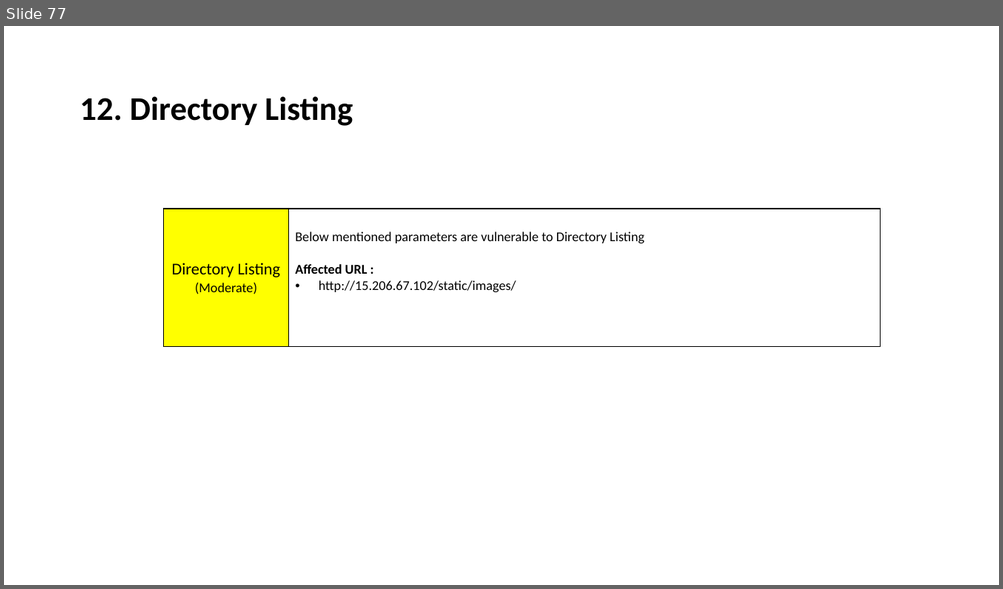
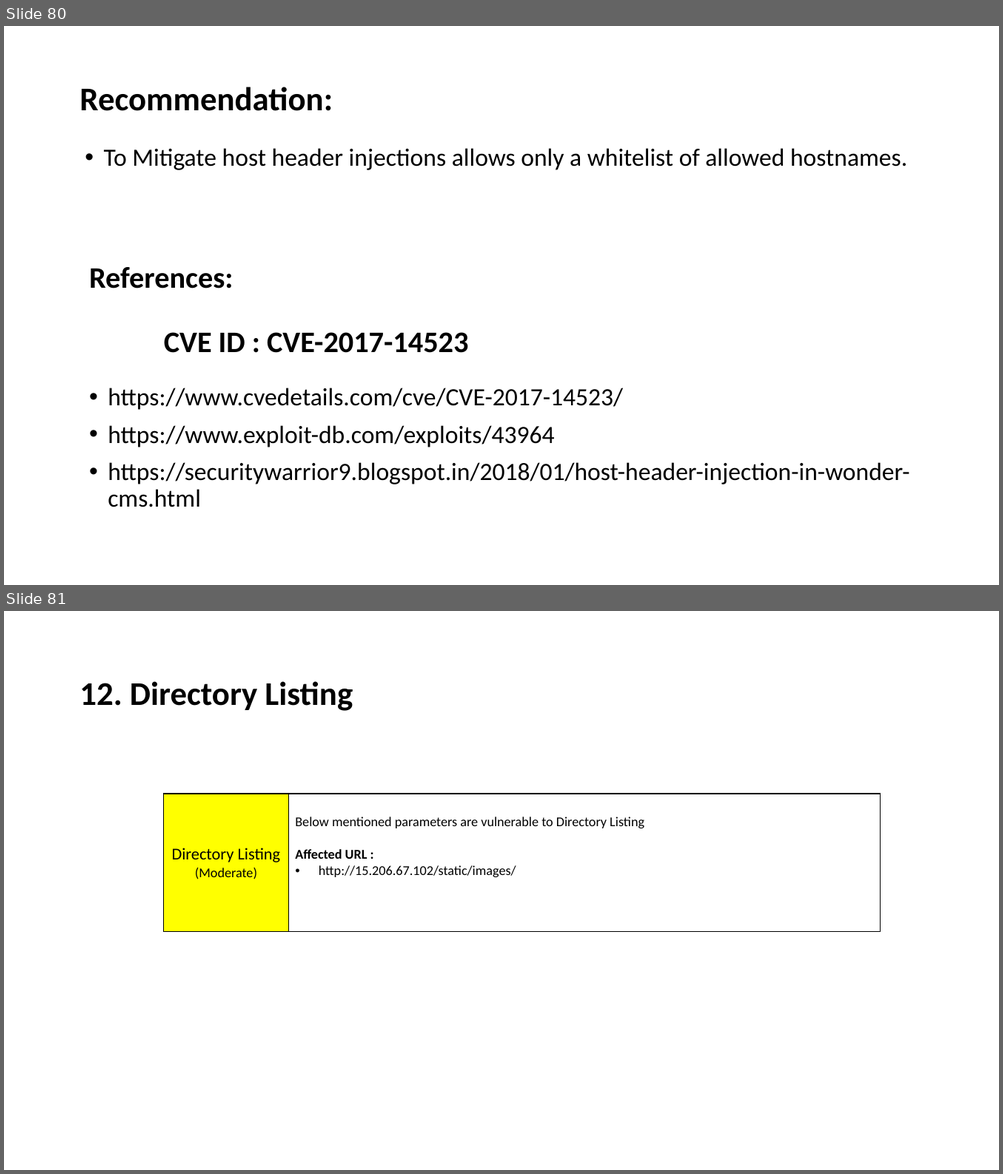
Before and after one commit to RocktimRajkumar/CEH-hack-a-thon, a slide deck: reports/Lifestyle Store/LifeStyle Store Application Reports.pptx. Shown one above the other, each under a label of ours: slide 77 before the commit, slides 80 and 81 after it. The pictures are 1003x589 and 1003x1174 pixels, drawn with LibreOffice and Linux fonts; fonts in the diff are those of the drawing. Boxes give left, top, right and bottom in pixels: in the first picture for what was removed or moved away, otherwise in the second. Text is boxed around its words. In the diff, an @@ line names an element or a change of style, - is before the commit and + after.

```diff
--- a/reports/Lifestyle Store/LifeStyle Store Application Reports.pptx
+++ b/reports/Lifestyle Store/LifeStyle Store Application Reports.pptx
@@ slide 80 added at <box>4,26,999,585</box>, background #FFFFFF @@
@@ title added at <box>79,87,333,111</box>, 32 pt, text #000000, bold @@
+Recommendation:
@@ text added at <box>104,148,907,170</box>, 24 pt, text #000000 @@
+• To Mitigate host header injections allows only a whitelist of allowed hostnames.
@@ text added at <box>89,267,468,353</box>, 28.8 pt, text #000000, bold @@
+References:
+CVE ID : CVE-2017-14523
@@ text added at <box>108,388,909,508</box>, 24 pt, text #000000 @@
+• https://www.cvedetails.com/cve/CVE-2017-14523/
+• https://www.exploit-db.com/exploits/43964
+• https://securitywarrior9.blogspot.in/2018/01/host-header-injection-in-wonder-cms.html
@@ what was slide 77 is now slide 81 @@
```
Also in this commit, not shown: 3 other slides added.
